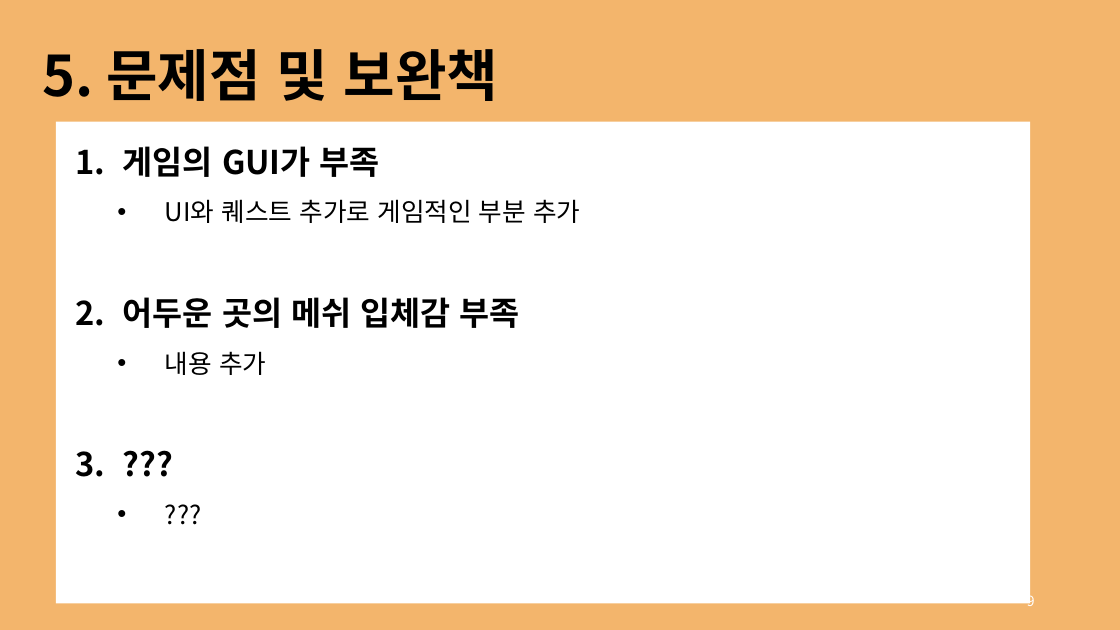
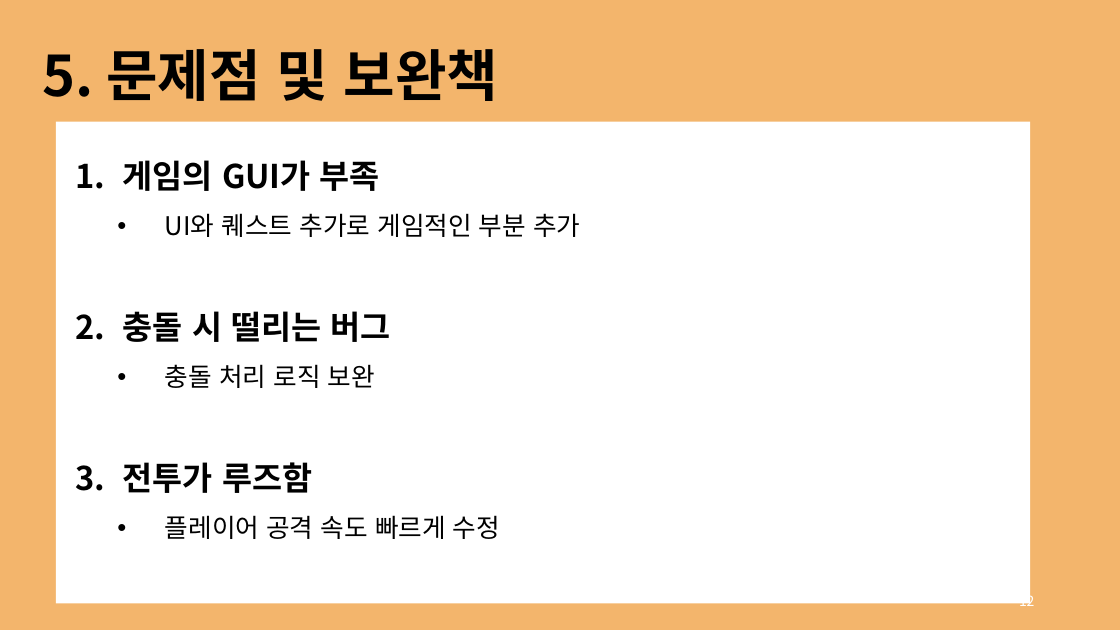
Before and after one commit to rg7155/2022_GraduationProject, a slide deck: slide 12 of 발표자료/2. 중간발표/의뢰인_윤성주, 최경훈.pptx (slide 9 before the commit). Drawn at 1120x630 pixels with LibreOffice and Linux fonts; fonts in the diff are those of the drawing. Boxes give left, top, right and bottom in pixels: in the first picture for what was removed or moved away, otherwise in the second. Text is boxed around its words. In the diff, an @@ line names an element or a change of style, - is before the commit and + after.

```diff
--- a/발표자료/2. 중간발표/의뢰인_윤성주, 최경훈.pptx
+++ b/발표자료/2. 중간발표/의뢰인_윤성주, 최경훈.pptx
@@ text "게임의 GUI가 부족": place and size @@
-text "게임의 GUI가 부족" at (123, 146, 580, 375)
+text "게임의 GUI가 부족" at (123, 160, 580, 539)
@@ text at (123, 311, 500, 539): text changed; size 28 to 22 pt; bold off @@
-2. 어두운 곳의 메쉬 입체감 부족
-  • 내용 추가
-3. ???
-  • ???
+2. 충돌 시 떨리는 버그
+  • 충돌 처리 로직 보완
+3. 전투가 루즈함
+  • 플레이어 공격 속도 빠르게 수정
@@ page number at (1019, 592, 1035, 610): text changed @@
-9
+12
```
Also in this commit, not shown: 2 other slides changed, 3 slides added, 19 other files.
